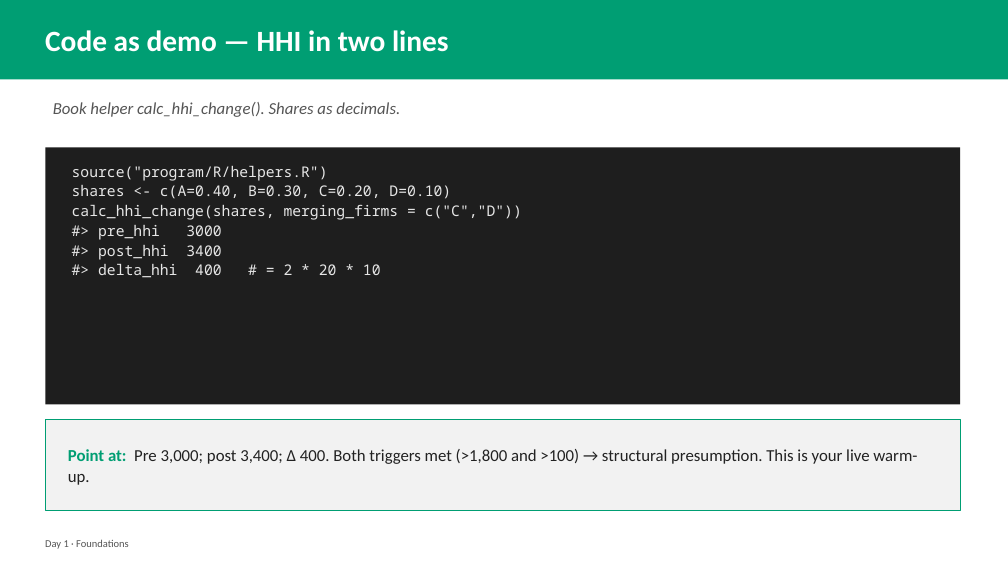
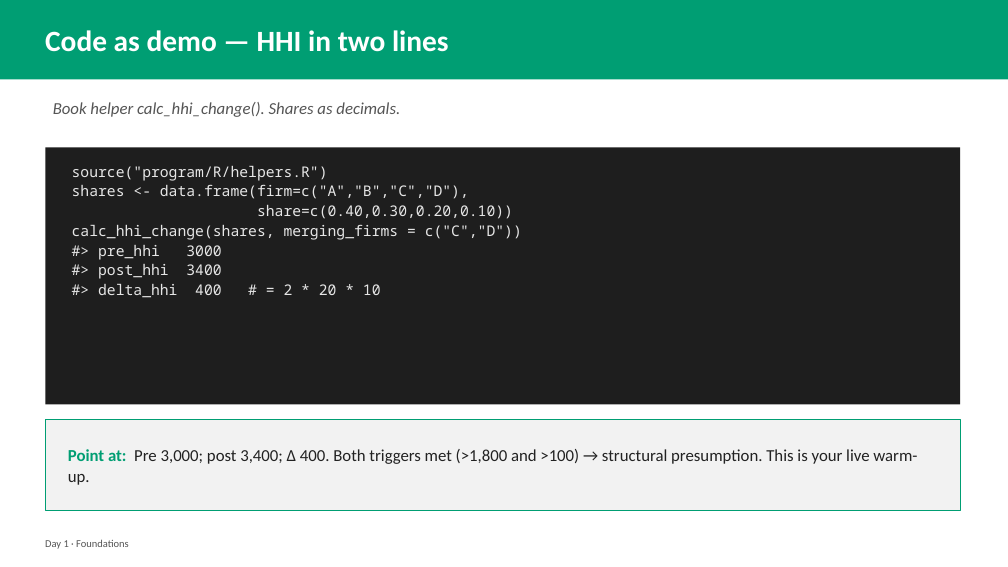
Before and after one commit to laurencehw/antitrust-methods, a slide deck: slide 18 of teaching/slides/day1_foundations.pptx. Drawn at 1008x567 pixels with LibreOffice and Linux fonts; fonts in the diff are those of the drawing. Boxes give left, top, right and bottom in pixels: in the first picture for what was removed or moved away, otherwise in the second. Text is boxed around its words. In the diff, an @@ line names an element or a change of style, - is before the commit and + after.

```diff
--- a/teaching/slides/day1_foundations.pptx
+++ b/teaching/slides/day1_foundations.pptx
@@ text at (72, 184, 513, 219): text changed @@
-shares <- c(A=0.40, B=0.30, C=0.20, D=0.10)
+shares <- data.frame(firm=c("A","B","C","D"),
+share=c(0.40,0.30,0.20,0.10))
```
Also in this commit, not shown: 2 other slides changed, 7 other files.
